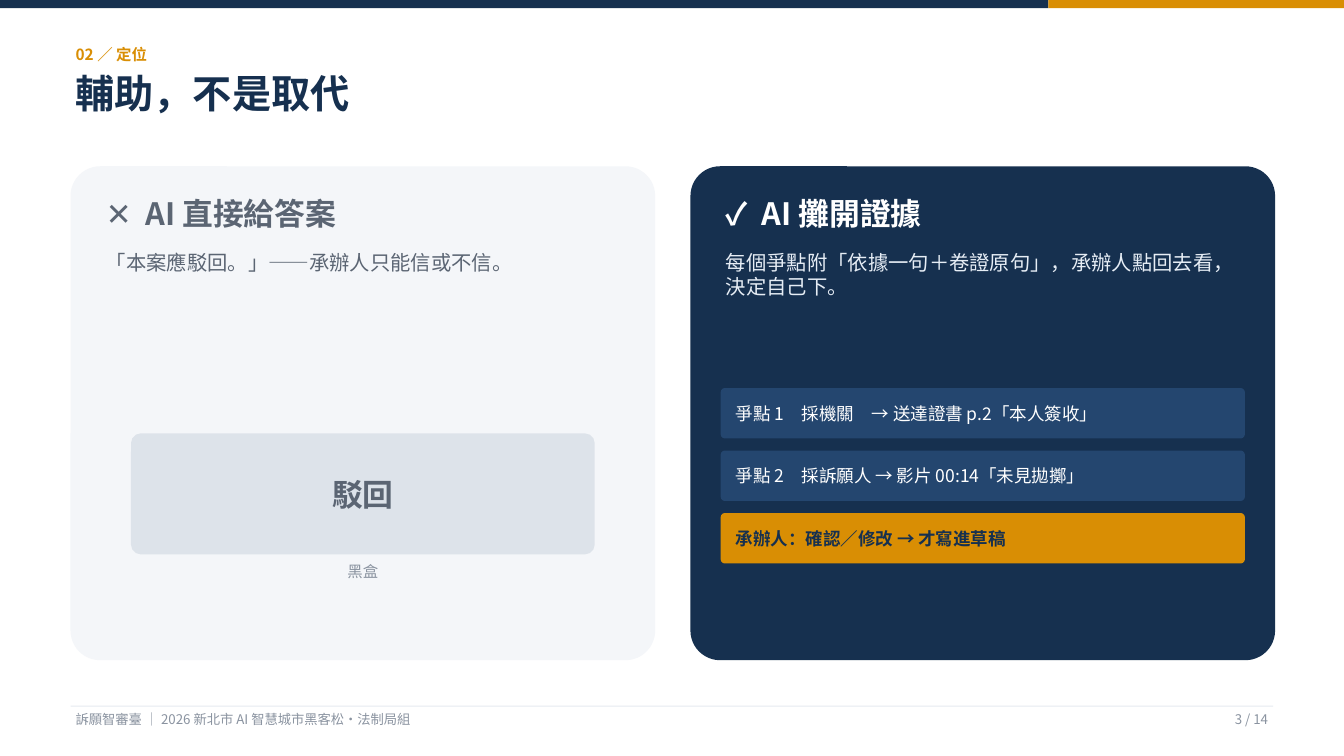
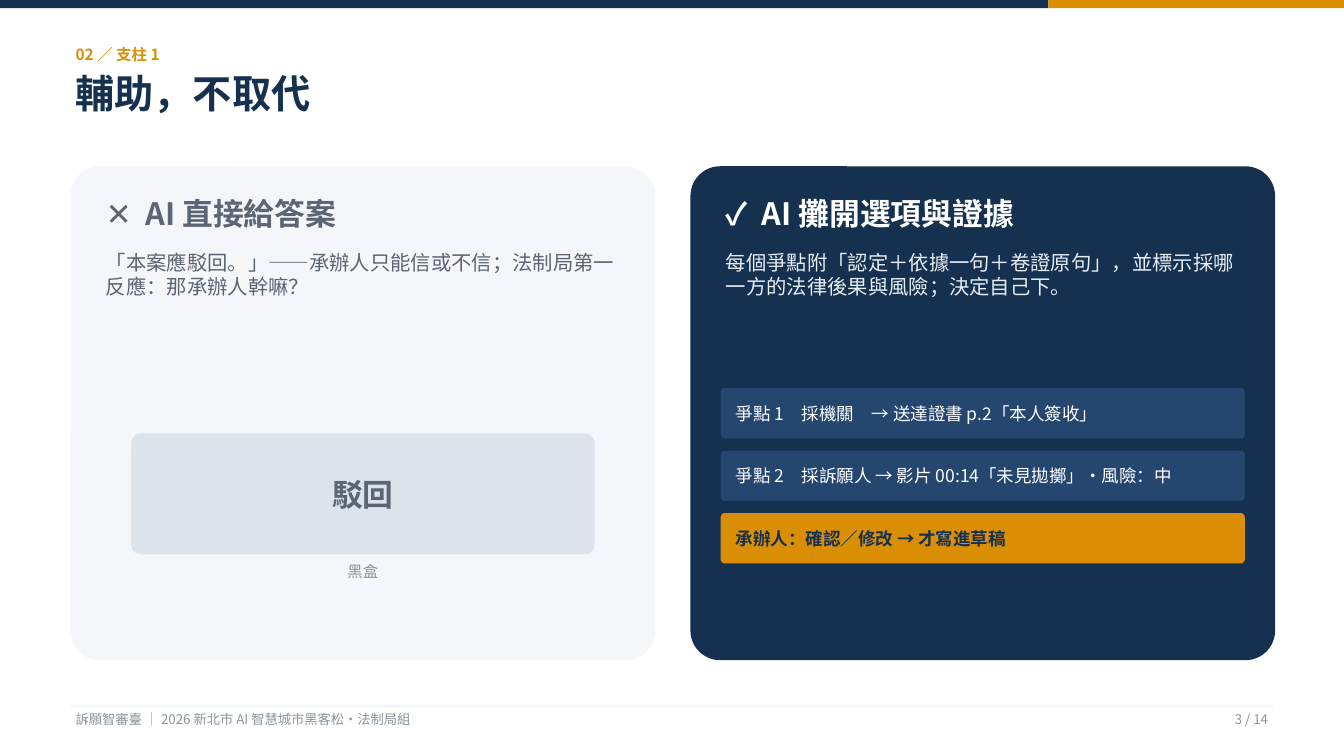
Before and after one commit to KevinMursh/hackathon_wisxxxx, a slide deck: slide 3 of docs/提案/提案簡報-訴願智審臺.pptx. Drawn at 1344x756 pixels with LibreOffice and Linux fonts; fonts in the diff are those of the drawing. Boxes give left, top, right and bottom in pixels: in the first picture for what was removed or moved away, otherwise in the second. Text is boxed around its words. In the diff, an @@ line names an element or a change of style, - is before the commit and + after.

```diff
--- a/docs/提案/提案簡報-訴願智審臺.pptx
+++ b/docs/提案/提案簡報-訴願智審臺.pptx
@@ text at <box>76,47,160,62</box>: text changed @@
-02 ／ 定位
+02 ／ 支柱 1
@@ text at <box>76,74,311,113</box>: text changed @@
-輔助，不是取代
+輔助，不取代
@@ text at <box>762,199,1014,228</box>: text changed @@
-✓ AI 攤開證據
+✓ AI 攤開選項與證據
@@ text at <box>106,252,614,296</box>: text changed @@
-「本案應駁回。」——承辦人只能信或不信。
+「本案應駁回。」——承辦人只能信或不信；法制局第一反應：那承辦人幹嘛？
@@ text at <box>726,253,1234,297</box>: text changed @@
-每個爭點附「依據一句＋卷證原句」，承辦人點回去看，決定自己下。
+每個爭點附「認定＋依據一句＋卷證原句」，並標示採哪一方的法律後果與風險；決定自己下。
@@ text at <box>736,467,1172,484</box>: text changed @@
-爭點 2 採訴願人 → 影片 00:14「未見拋擲」
+爭點 2 採訴願人 → 影片 00:14「未見拋擲」・風險：中
```
Also in this commit, not shown: 9 other slides changed, 3 slides added, 3 slides removed, 3 other files.
